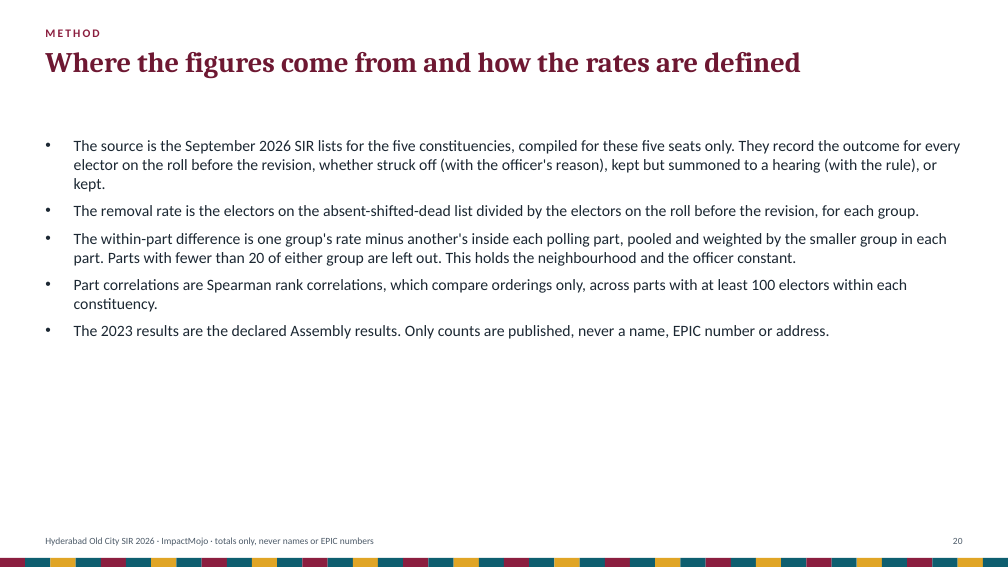
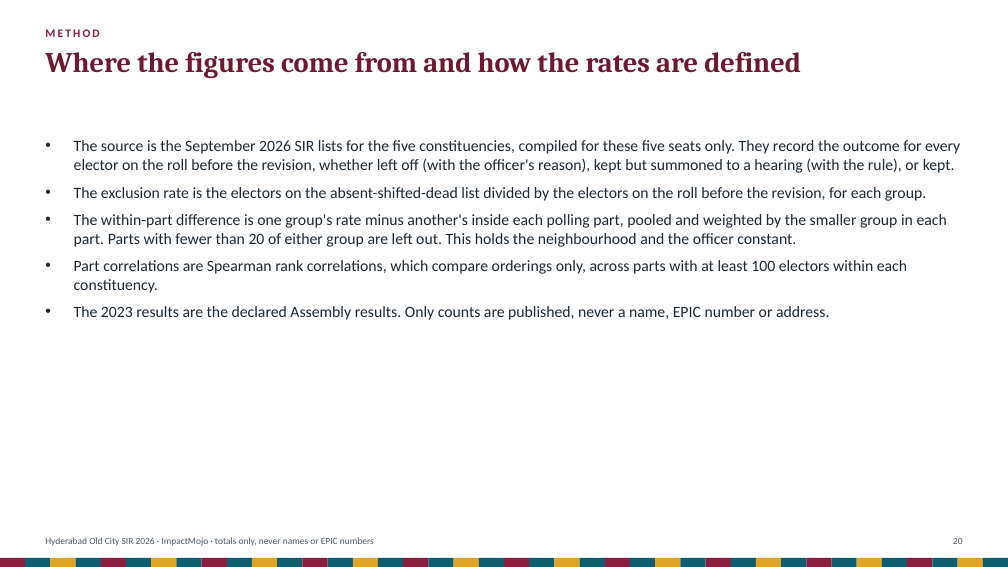
Before and after one commit to Varnasr/INDIA-DATA, a slide deck: slide 20 of reports/hyderabad-old-city-sir-2026-deck.pptx. Drawn at 1008x567 pixels with LibreOffice and Linux fonts; fonts in the diff are those of the drawing. Boxes give left, top, right and bottom in pixels: in the first picture for what was removed or moved away, otherwise in the second. Text is boxed around its words. In the diff, an @@ line names an element or a change of style, - is before the commit and + after.

```diff
--- a/reports/hyderabad-old-city-sir-2026-deck.pptx
+++ b/reports/hyderabad-old-city-sir-2026-deck.pptx
@@ text at (74, 140, 960, 201): text changed @@
-• The source is the September 2026 SIR lists for the five constituencies, compiled for these five seats only. They record the outcome for every elector on the roll before the revision, whether struck off (with the officer's reason), kept but summoned to a hearing (with the rule), or kept.
-• The removal rate is the electors on the absent-shifted-dead list divided by the electors on the roll before the revision, for each group.
+• The source is the September 2026 SIR lists for the five constituencies, compiled for these five seats only. They record the outcome for every elector on the roll before the revision, whether left off (with the officer's reason), kept but summoned to a hearing (with the rule), or kept.
+• The exclusion rate is the electors on the absent-shifted-dead list divided by the electors on the roll before the revision, for each group.
```
Also in this commit, not shown: 16 other slides changed, 44 other files.
